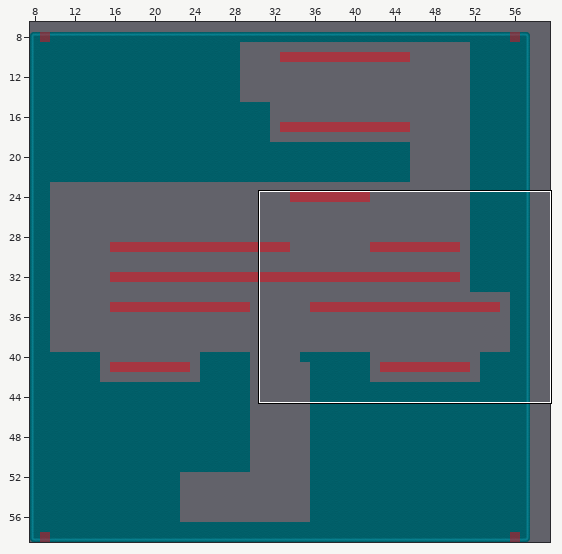
Two states of a Tiled map (JSON), assets/jsons/levels/level6.json. Above, an overview of the earlier version with the close-up marked.
Close-up. Before:
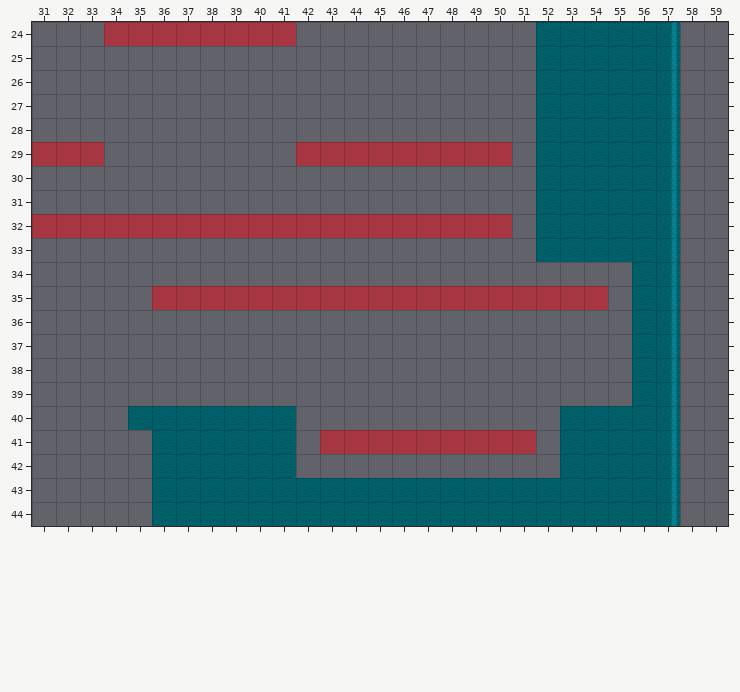
Cells are 64x64 px. Shown: x 31..59, y 24..44. The commit also changed other parts of the map, which this record leaves out. Not drawn, because the pictures are missing: unchanged layer "Terrain".
Now the later version:
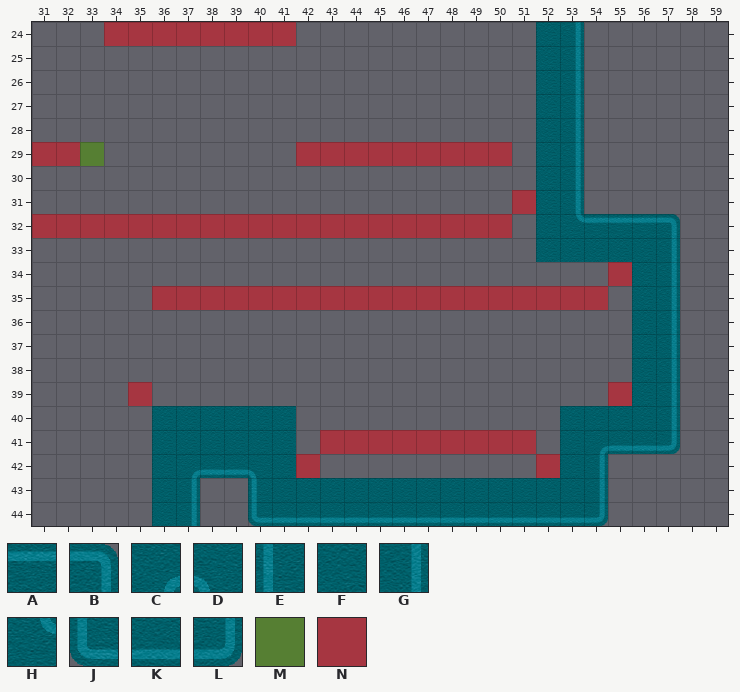
Key: from "backgroundTiles": A 1 "backgroundTiles", B 2 "backgroundTiles", C 3 "backgroundTiles", D 4 "backgroundTiles", E 5 "backgroundTiles", F 6 "backgroundTiles", G 7 "backgroundTiles", H 8 "backgroundTiles", J 10 "backgroundTiles", K 11 "backgroundTiles", L 12 "backgroundTiles"; from "board": M 1 "boardClimb", N 2 "boardFloor".
_ is an empty cell, . an unchanged one.
See-through tiles are keyed as they look on the map.
The exact change:
--- layer "Background"
@@ x 53..57 @@
-24 FFFFG
-25 FFFFG
-26 FFFFG
-27 FFFFG
-28 FFFFG
-29 FFFFG
-30 FFFFG
-31 FFFFG
-32 FFFFG
+24 G____
+25 G____
+26 G____
+27 G____
+28 G____
+29 G____
+30 G____
+31 G____
+32 HAAAB
@@ x 35..57 @@
-40 F......................
-41 ...................FFFG
-42 ..FFFF.............FFFG
-43 ..FFFF.............FFFG
-44 ..FFFFFFFFFFFFFFFFFFFFG
+40 _......................
+41 ...................CKKL
+42 ..CKKD.............G___
+43 ..G__E.............G___
+44 ..G__JKKKKKKKKKKKKKL___
--- layer "Corners"
@@ x 33..33 @@
-29 _
+29 M
@@ x 51..51 @@
-31 _
+31 N
@@ x 55..55 @@
-34 _
+34 N
@@ x 35..55 @@
-39 _..................._
+39 N...................N
@@ x 42..52 @@
-42 _........._
+42 N.........N
Boxes around the changes in both close-ups, in picture pixels (x1, y1, x2, y2):
changed: (560, 22, 680, 238)
added: (80, 142, 104, 166)
added: (512, 190, 536, 214)
added: (608, 262, 632, 286)
changed: (128, 382, 152, 430)
added: (608, 382, 632, 406)
changed: (176, 430, 680, 526)
